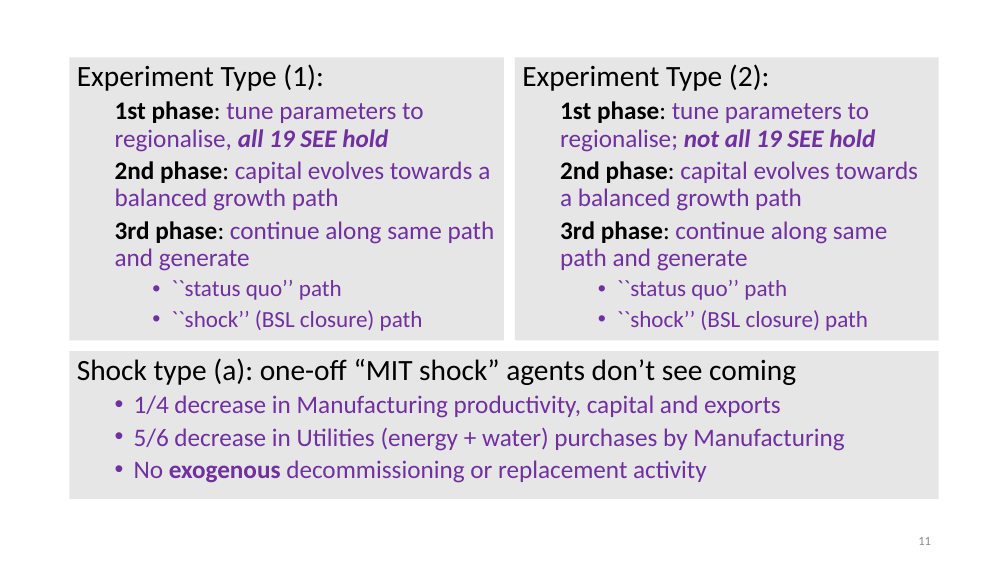
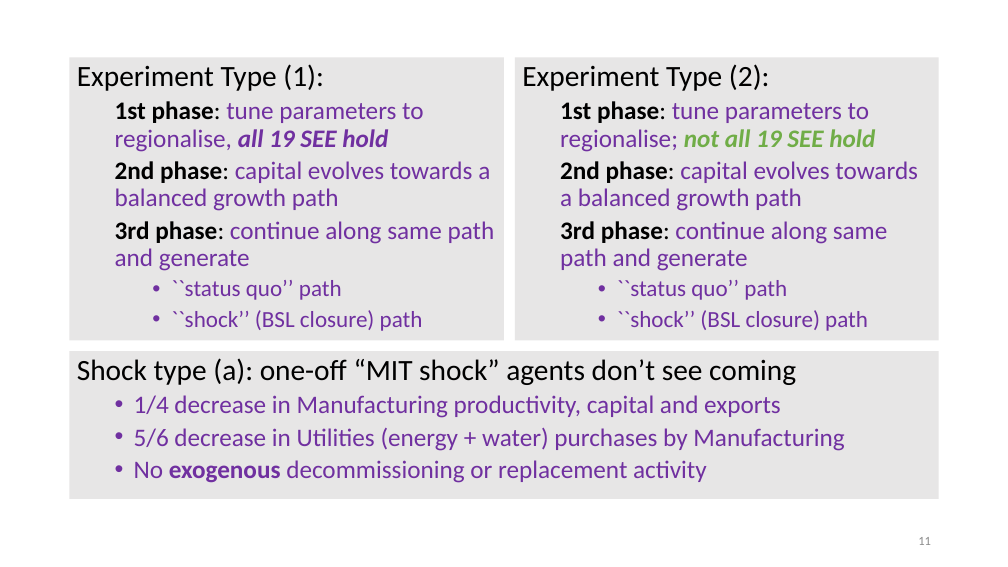
Before and after one commit to patrickocal/gladstone, a slide deck: slide 11 of powerpoint/glad-slides.pptx. Drawn at 1008x567 pixels with LibreOffice and Linux fonts; fonts in the diff are those of the drawing. Boxes give left, top, right and bottom in pixels: in the first picture for what was removed or moved away, otherwise in the second. Text is boxed around its words. In the diff, an @@ line names an element or a change of style, - is before the commit and + after.

Commit message:
slides significantly modified: now emsee is upfront

```diff
--- a/powerpoint/glad-slides.pptx
+++ b/powerpoint/glad-slides.pptx
@@ text in rectangle at (560,101,875,152): text colour #7030A0 to #70AD47 in "not all 19 SEE hold" @@
```
Also in this commit, not shown: 1 other file.
